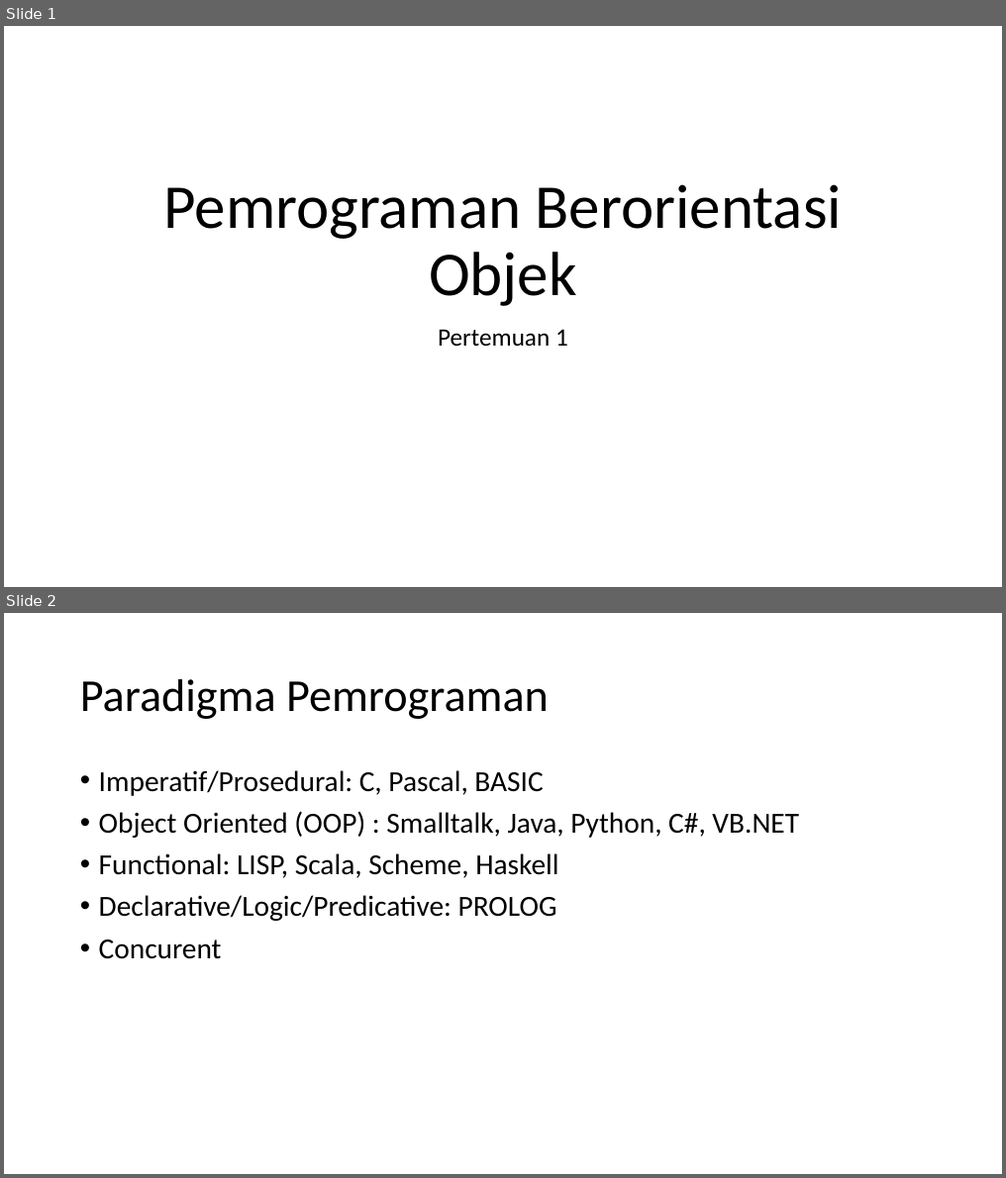
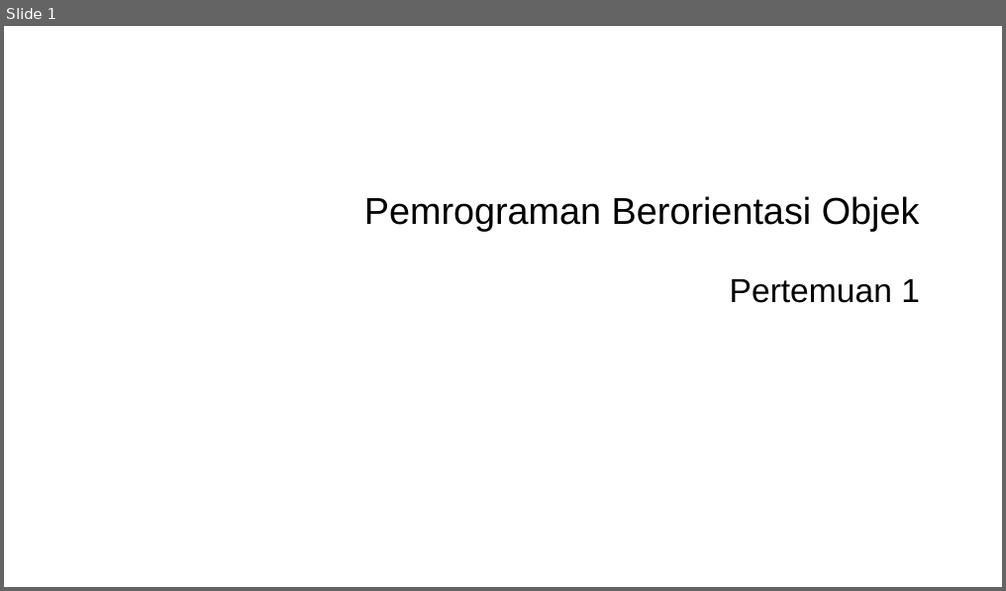
Before and after one commit to ruang-belajar/oop, a slide deck: pptx/pbo-pertemuan-1.pptx. Shown one above the other, each under a label of ours: slides 1 and 2 before the commit, slide 1 after it. The pictures are 1006x1178 and 1006x591 pixels, drawn with LibreOffice and Linux fonts; fonts in the diff are those of the drawing; background and template pictures are left out. Boxes give left, top, right and bottom in pixels: in the first picture for what was removed or moved away, otherwise in the second. Text is boxed around its words. In the diff, an @@ line names an element or a change of style, - is before the commit and + after.

```diff
--- a/pptx/pbo-pertemuan-1.pptx
+++ b/pptx/pbo-pertemuan-1.pptx
@@ slide 2 removed at bbox=[4, 613, 1002, 1174], background #FFFFFF @@
@@ title removed at bbox=[80, 679, 548, 719] @@
-Paradigma Pemrograman
@@ text removed at bbox=[99, 770, 799, 959] @@
-• Imperatif/Prosedural: C, Pascal, BASIC
-• Object Oriented (OOP) : Smalltalk, Java, Python, C#, VB.NET
-• Functional: LISP, Scala, Scheme, Haskell
-• Declarative/Logic/Predicative: PROLOG
-• Concurent
@@ slide 1 changed as well @@
@@ title "Pemrograman Berorientasi Objek": place and size @@
-title "Pemrograman Berorientasi Objek" at bbox=[163, 184, 842, 306]
+title "Pemrograman Berorientasi Objek" at bbox=[364, 196, 920, 231]
@@ title "Pemrograman Berorientasi Objek" at bbox=[364, 196, 920, 231]: size 60 to 36 pt, font Calibri to Arial; alignment centre to right; line spacing 0.9 to 1; vertical alignment bottom to middle @@
@@ subtitle "Pertemuan 1": place and size @@
-subtitle "Pertemuan 1" at bbox=[438, 329, 568, 346]
+subtitle "Pertemuan 1" at bbox=[730, 279, 920, 303]
@@ subtitle "Pertemuan 1" at bbox=[730, 279, 920, 303]: size 24 to 32 pt, font Calibri to Arial; alignment centre to right; line spacing 0.9 to 1; less space between paragraphs @@
```
Also in this commit, not shown: 13 other slides changed, 12 slides added, 13 other slides removed, 1 other file.
